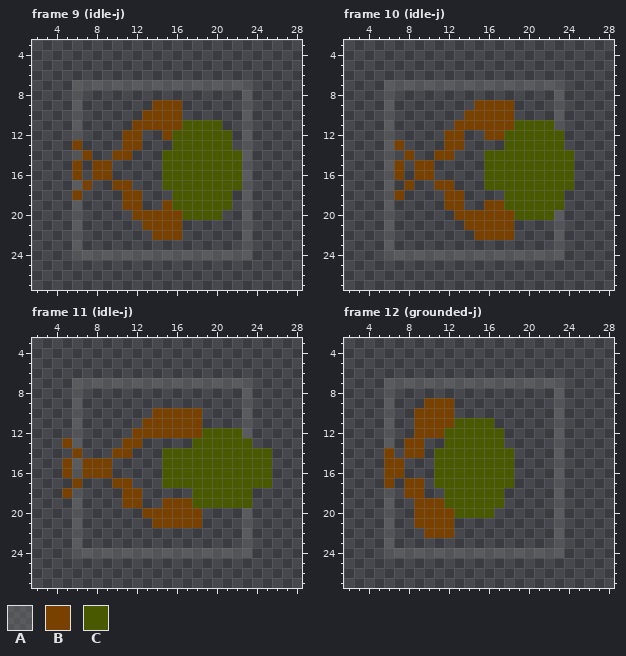
Two versions of one pixel-art file, content/spider.aseprite. Above is the file before it was changed.
32x32 pixels, 13 frames. Shown: frame 9 (idle-j): x 2..28, y 3..27; frame 10 (idle-j): x 2..28, y 3..27; frame 11 (idle-j): x 2..28, y 3..27; frame 12 (grounded-j): x 2..28, y 3..27. The commit also changed other frames, which this record leaves out.
Palette (. is transparent): A #79797965  B #794100  C #495900
The same view after the edit:
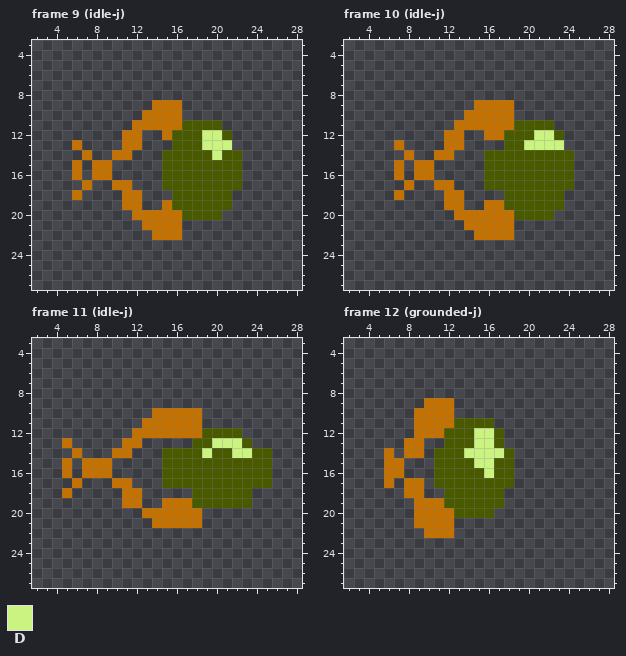
Colours new in this view: D #cbf382
From old to new:
layer "Layer 1" now hidden
colour B: #794100 -> #c37100
Frame 9 (idle-j):
y 7: x 6..23 AAAAAAAAAAAAAAAAAA -> ..................
y 8..11: x 6 A -> .; x 23 A -> .
y 12: x 6 A -> .; x 19..20 CC -> DD; x 23 A -> .
y 13: x 19..21 CCC -> DDD; x 23 A -> .
y 14: x 6 A -> .; x 20 C -> D; x 23 A -> .
y 15..16: x 23 A -> .
y 17: x 6 A -> .; x 23 A -> .
y 18: x 23 A -> .
y 19..23: x 6 A -> .; x 23 A -> .
y 24: x 6..23 AAAAAAAAAAAAAAAAAA -> ..................
Frame 10 (idle-j):
y 7: x 6..23 AAAAAAAAAAAAAAAAAA -> ..................
y 8..11: x 6 A -> .; x 23 A -> .
y 12: x 6 A -> .; x 21..22 CC -> DD
y 13: x 6 A -> .; x 20..23 CCCC -> DDDD
y 14..19: x 6 A -> .
y 20..23: x 6 A -> .; x 23 A -> .
y 24: x 6..23 AAAAAAAAAAAAAAAAAA -> ..................
Frame 11 (idle-j):
y 7: x 6..23 AAAAAAAAAAAAAAAAAA -> ..................
y 8..12: x 6 A -> .; x 23 A -> .
y 13: x 6 A -> .; x 20..22 CCC -> DDD
y 14: x 19 C -> D; x 22..23 CC -> DD
y 15..16: x 6 A -> .
y 18..19: x 6 A -> .
y 20..23: x 6 A -> .; x 23 A -> .
y 24: x 6..23 AAAAAAAAAAAAAAAAAA -> ..................
Frame 12 (grounded-j):
y 7: x 6..23 AAAAAAAAAAAAAAAAAA -> ..................
y 8..11: x 6 A -> .; x 23 A -> .
y 12..13: x 6 A -> .; x 15..16 CC -> DD; x 23 A -> .
y 14: x 14..17 CCCC -> DDDD; x 23 A -> .
y 15: x 15..16 CC -> DD; x 23 A -> .
y 16: x 16 C -> D; x 23 A -> .
y 17: x 23 A -> .
y 18..23: x 6 A -> .; x 23 A -> .
y 24: x 6..23 AAAAAAAAAAAAAAAAAA -> ..................
Where, in picture pixels (left, top, right, bottom), the same in both pictures:
changed: (72, 80, 252, 260)
changed: (384, 80, 564, 260)
changed: (62, 378, 252, 558)
changed: (384, 378, 564, 558)
